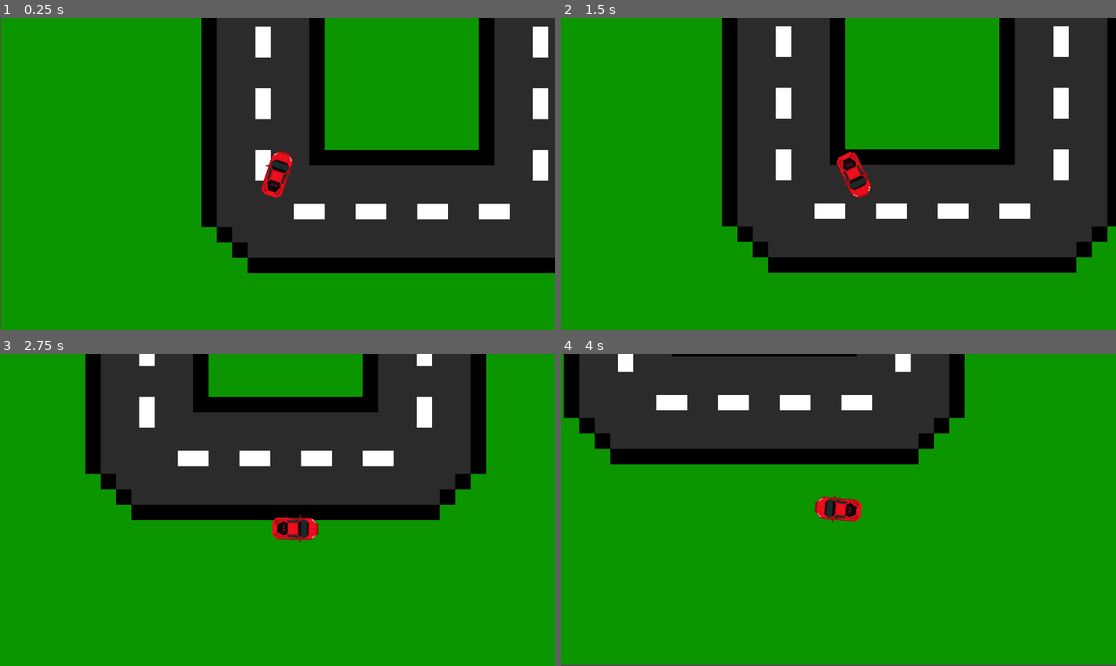
Above: before the commit, frames 1-4 (two rows, left to right).
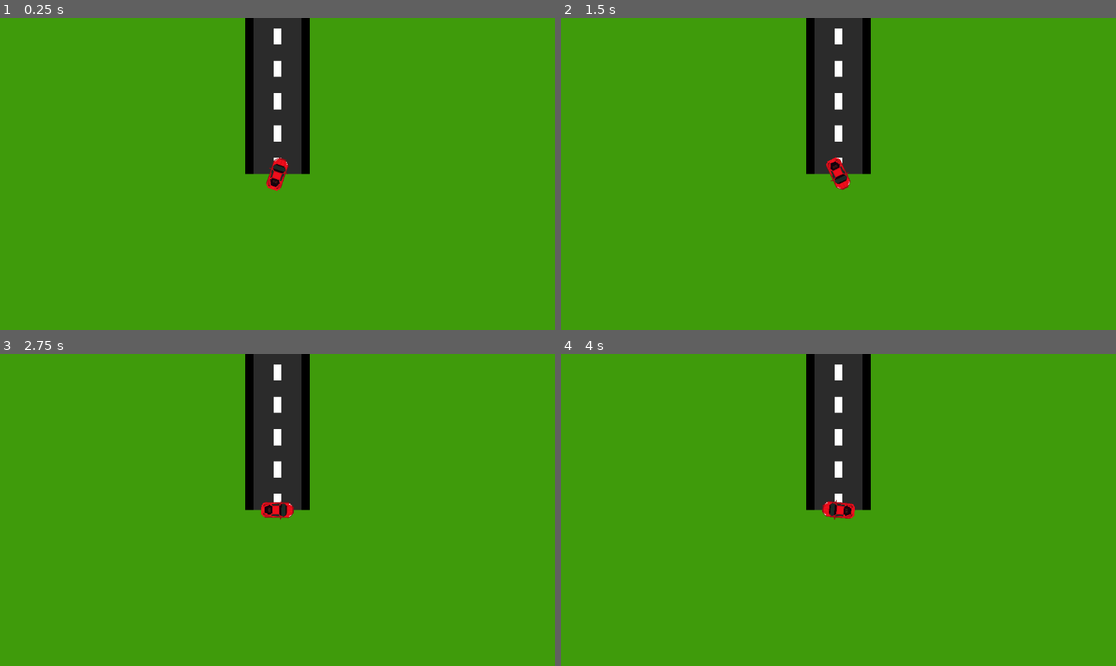
Above: after the commit, the same moments.

Repository: vindognz/RickAstleyDriving
Game: Godot game, scene res://scenes/car.tscn
The game is run twice, just before and just after one commit, with the same random seed, the same clock (stepped at 60 frames per second) and the same inputs. This scene is started directly instead of the project's main scene.
Inputs:
- Up to frame 1 (0.25 s): no input
- Up to frame 2 (1.5 s): tap Enter at 0.5 s; hold Right (right) 0.53-1.28 s; hold Shift (drift) 0.53-1.28 s; hold Down (reverse) from 1.28 s (still down); tap Shift (drift) at 1.35 s
- Up to frame 3 (2.75 s): release Down (reverse) at 2.03 s; hold Right (right) from 2.03 s (still down); hold Shift (drift) from 2.03 s (still down)
- Up to frame 4 (4 s): release Right (right) at 2.78 s; release Shift (drift) at 2.78 s; hold W (forward) 2.78-3.53 s; tap Shift (drift) at 2.85 s; hold Left (left) from 3.53 s (still down); hold Shift (drift) from 3.53 s (still down)

The runs differ from the first frame. In frame 1, 97% of the frame differs, in the area x 0-100%, y 0-100%; in frame 2, 99%; in frame 3, 98%; in frame 4, 98%.

Commit message:
road generation

Diff:
--- a/project.godot
+++ b/project.godot
@@ -54,3 +54,4 @@
 [rendering]
 
 textures/canvas_textures/default_texture_filter=0
+environment/defaults/default_clear_color=Color(0.247059, 0.607843, 0.0431373, 1)
--- a/scenes/car.tscn
+++ b/scenes/car.tscn
@@ -1,20 +1,17 @@
 [gd_scene load_steps=5 format=3 uid="uid://ct4m78lg3umrx"]
 
 [ext_resource type="Script" path="res://scripts/player.gd" id="1_3lbwp"]
+[ext_resource type="Script" path="res://scripts/roadGenerator.gd" id="1_lix4k"]
 [ext_resource type="Texture2D" uid="uid://bc6x30i600jaq" path="res://assets/player/car.png" id="2_o0r6h"]
-[ext_resource type="Texture2D" uid="uid://4cui7peckela" path="res://assets/track.png" id="3_qeyew"]
 
 [sub_resource type="RectangleShape2D" id="RectangleShape2D_an6ev"]
-size = Vector2(22, 48)
+size = Vector2(46.0006, 95.9997)
 
 [node name="Node" type="Node"]
-
-[node name="Track" type="Sprite2D" parent="."]
-position = Vector2(483, 330)
-scale = Vector2(16, 16)
-texture = ExtResource("3_qeyew")
+script = ExtResource("1_lix4k")
 
 [node name="Car" type="RigidBody2D" parent="."]
+z_index = 1
 position = Vector2(225, 540)
 gravity_scale = 0.0
 lock_rotation = true
@@ -23,7 +20,6 @@
 
 [node name="CollisionShape2D" type="CollisionShape2D" parent="Car"]
 rotation = 1.57079
-scale = Vector2(2, 2)
 shape = SubResource("RectangleShape2D_an6ev")
 
 [node name="CarSprite" type="Sprite2D" parent="Car"]
@@ -32,5 +28,9 @@
 texture = ExtResource("2_o0r6h")
 
 [node name="Camera2D" type="Camera2D" parent="Car"]
+zoom = Vector2(0.7, 0.7)
 position_smoothing_enabled = true
-rotation_smoothing_enabled = true
+
+[node name="RayCast2D" type="RayCast2D" parent="Car"]
+position = Vector2(48, 1)
+target_position = Vector2(-96, 0)
--- /dev/null
+++ b/scenes/cornerTile.tscn
@@ -0,0 +1,25 @@
+[gd_scene load_steps=3 format=3 uid="uid://d1u75up4htolk"]
+
+[ext_resource type="Texture2D" uid="uid://b40ixt6piw3ld" path="res://assets/roadTiles/corner.png" id="1_ksubd"]
+
+[sub_resource type="RectangleShape2D" id="RectangleShape2D_npqx5"]
+size = Vector2(16, 20)
+
+[node name="root" type="Marker2D"]
+
+[node name="Sprite2D" type="Sprite2D" parent="."]
+position = Vector2(24, -96)
+rotation = 1.5708
+scale = Vector2(12, 12)
+texture = ExtResource("1_ksubd")
+
+[node name="BranchEnd" type="Marker2D" parent="Sprite2D"]
+position = Vector2(0, -10)
+
+[node name="Area2D" type="Area2D" parent="Sprite2D"]
+collision_layer = 2
+collision_mask = 2
+
+[node name="CollisionShape2D" type="CollisionShape2D" parent="Sprite2D/Area2D"]
+position = Vector2(-1.90735e-05, 1.43051e-05)
+shape = SubResource("RectangleShape2D_npqx5")
--- /dev/null
+++ b/scenes/straightTile.tscn
@@ -0,0 +1,23 @@
+[gd_scene load_steps=3 format=3 uid="uid://twujhtscmopn"]
+
+[ext_resource type="Texture2D" uid="uid://n3bmq7bdpwf5" path="res://assets/roadTiles/straight.png" id="1_6pgvv"]
+
+[sub_resource type="RectangleShape2D" id="RectangleShape2D_uw810"]
+size = Vector2(16, 16)
+
+[node name="Root" type="Marker2D"]
+
+[node name="Sprite2D" type="Sprite2D" parent="."]
+position = Vector2(0, -96)
+scale = Vector2(12, 12)
+texture = ExtResource("1_6pgvv")
+
+[node name="BranchEnd" type="Marker2D" parent="Sprite2D"]
+position = Vector2(0, -8)
+
+[node name="Area2D" type="Area2D" parent="Sprite2D"]
+collision_layer = 2
+collision_mask = 2
+
+[node name="CollisionShape2D" type="CollisionShape2D" parent="Sprite2D/Area2D"]
+shape = SubResource("RectangleShape2D_uw810")
--- a/scripts/player.gd
+++ b/scripts/player.gd
@@ -3,27 +3,18 @@
 const SPEED = 5
 const t = 0.1
 
-@onready var track: Sprite2D = $"../Track"
-var image: Image = null
-var image_cached: bool = false
-
 var lastRot = 0
 var lastDir = Vector2.UP
 var friction = 0.75
 
-func _ready():
-	if track and track.texture:
-		# Cache the image once at the start
-		image = track.texture.get_image()
-		image_cached = true
-
 func _process(delta: float) -> void:
+	if $RayCast2D.is_colliding():
+		print($RayCast2D.get_collider())
 	var direction := Input.get_vector("left", "right", "forward", "reverse")
 
 	if Input.is_action_pressed("drift"):
 		linear_damp = 0.1
 		friction = 0.1
-		print("DRIFT")
 	else:
 		friction = 2
 		linear_damp = 5
@@ -47,31 +38,5 @@
 
 	applyFriction(direction, linear_velocity, delta)
 
-	if image_cached:
-		# Convert the car's global position to local coordinates relative to the track Sprite2D
-		var local_pos = track.to_local(global_position)
-
-		# Map the local position to pixel coordinates within the image
-		var pixel_x = int((local_pos.x / track.texture.get_size().x) * image.get_width())
-		var pixel_y = int((local_pos.y / track.texture.get_size().y) * image.get_height())
-
-		# Check if pixel coordinates are within bounds
-		if pixel_x >= 0 and pixel_x < image.get_width() and pixel_y >= 0 and pixel_y < image.get_height():
-			var pixel_color = image.get_pixel(pixel_x, pixel_y)
-
-			# Convert the RGBA values to 0-255 range
-			var r = int(pixel_color.r * 255)
-			var g = int(pixel_color.g * 255)
-			var b = int(pixel_color.b * 255)
-			var a = int(pixel_color.a * 255)
-
-			# Print the RGBA values
-			print("Pixel color at car position (RGBA 0-255):",
-				"R:", r,
-				"G:", g,
-				"B:", b,
-				"A:", a
-			)
-
 func applyFriction(direction, velocity, deltaTime):
 	linear_velocity += (direction.rotated(PI / 2).dot(velocity.normalized()) * -friction * velocity.length()) * direction.rotated(PI / 2) * deltaTime # chunky boi
--- /dev/null
+++ b/scripts/roadGenerator.gd
@@ -0,0 +1,59 @@
+extends Node
+
+var straightTile = preload("res://scenes/straightTile.tscn")
+var cornerTile = preload("res://scenes/cornerTile.tscn")
+
+var newestBranch
+var batchNum = 0
+var corner = 50
+var lastCornerRight = false
+var parentList = []
+
+@onready var car: Node2D = $Car
+
+func _ready():
+	genBatch(10)
+
+func _process(delta: float) -> void:
+	if newestBranch != null:
+		if (newestBranch.global_position - car.transform.origin).length() < 1500:
+			batchNum += 1
+			genBatch(5)
+
+			if batchNum > 5:
+				parentList.pop_back().queue_free()
+
+func newTile(parent):
+	if newestBranch == null:
+		var tile = straightTile.instantiate()
+		parent.add_child.call_deferred(tile)
+		tile.global_position = car.global_position
+		newestBranch = tile.get_child(0).get_child(0)
+	else:
+		if randi_range(1, 50) > corner:
+			corner = 50
+			var tile = cornerTile.instantiate()
+			parent.add_child.call_deferred(tile)
+			if lastCornerRight:
+				tile.get_child(0).scale.y *= -1
+				tile.get_child(0).get_child(0).rotation = PI
+				tile.get_child(0).position.x = -24
+
+			tile.global_position = newestBranch.global_position
+			tile.rotation = newestBranch.global_rotation
+			newestBranch = tile.get_child(0).get_child(0)
+			lastCornerRight = not lastCornerRight
+		else:
+			corner -= 1
+			var tile = straightTile.instantiate()
+			parent.add_child.call_deferred(tile)
+			tile.global_position = newestBranch.global_position
+			tile.rotation = newestBranch.global_rotation
+			newestBranch = tile.get_child(0).get_child(0)
+
+func genBatch(length):
+	print("chur")
+	var parent = Node2D.new()
+	get_tree().root.add_child.call_deferred(parent)
+	parentList.push_front(parent)
+	for i in range(length): newTile(parent)
Binary file added: assets/roadTiles/corner.png
Not shown, added: assets/roadTiles/corner.png.import
Binary file added: assets/roadTiles/straight.png
Not shown, added: assets/roadTiles/straight.png.import
Not shown, removed: export_presets.cfg
